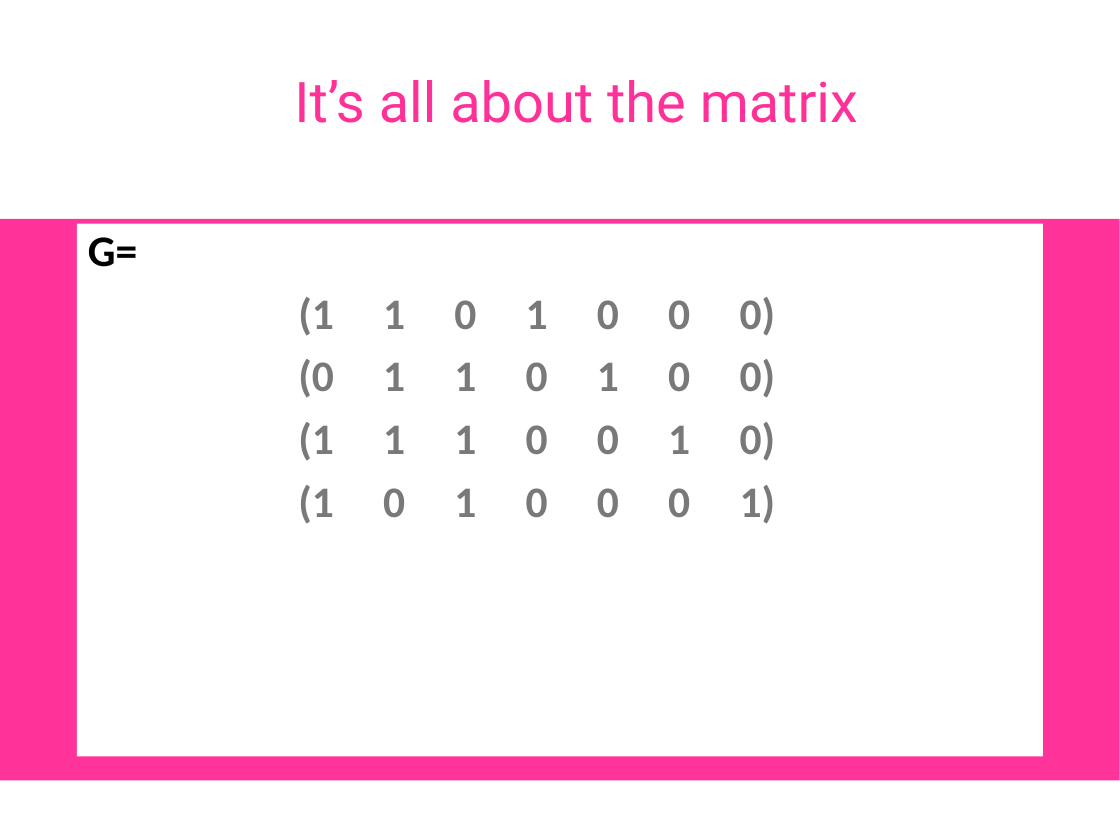
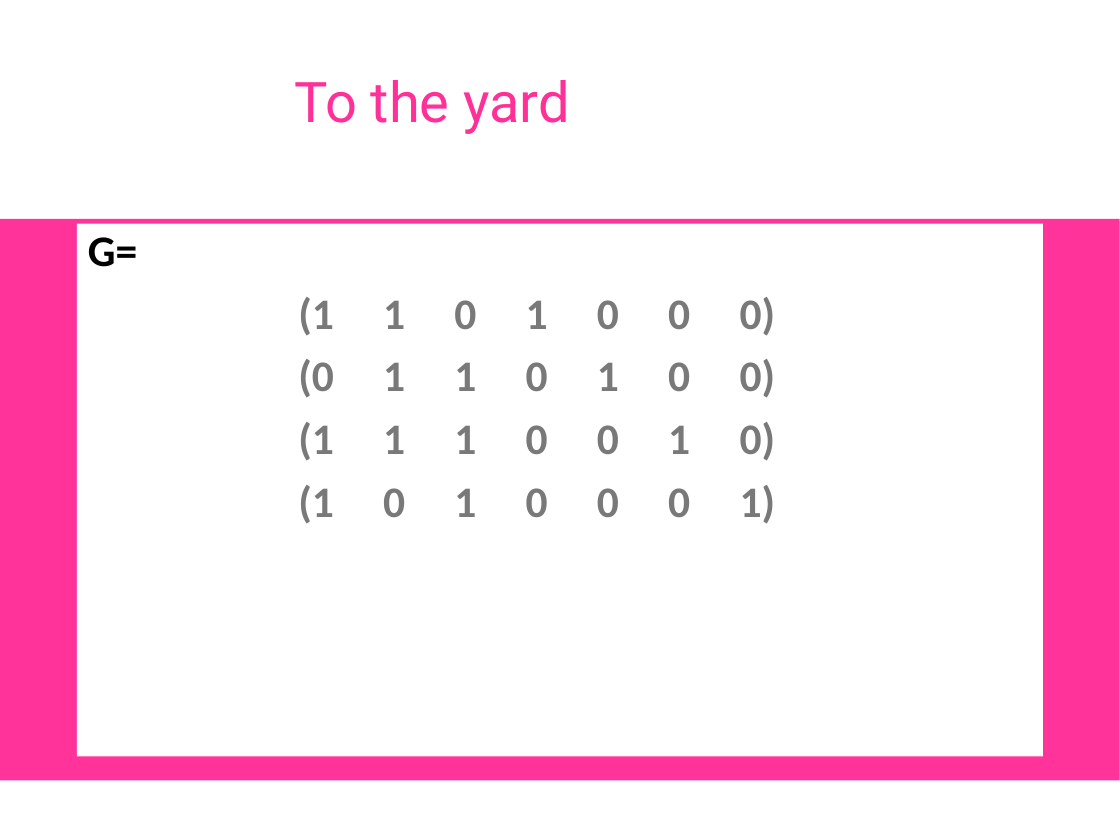
Before and after one commit to OpenResearchInstitute/documents, a slide deck: slide 17 of Papers_Articles_Presentations/Slide_Presentations/2018TAPR_DCC_LDPC_for_normal_people.ppt. Drawn at 1120x840 pixels with LibreOffice and Linux fonts; fonts in the diff are those of the drawing; background and template pictures are left out. Boxes give left, top, right and bottom in pixels: in the first picture for what was removed or moved away, otherwise in the second. Text is boxed around its words. In the diff, an @@ line names an element or a change of style, - is before the commit and + after.

```diff
--- a/Papers_Articles_Presentations/Slide_Presentations/2018TAPR_DCC_LDPC_for_normal_people.ppt
+++ b/Papers_Articles_Presentations/Slide_Presentations/2018TAPR_DCC_LDPC_for_normal_people.ppt
@@ title at (294,80,570,134): text changed @@
-It’s all about the matrix
+To the yard
```
Also in this commit, not shown: 14 other slides changed, 1 slide added.
